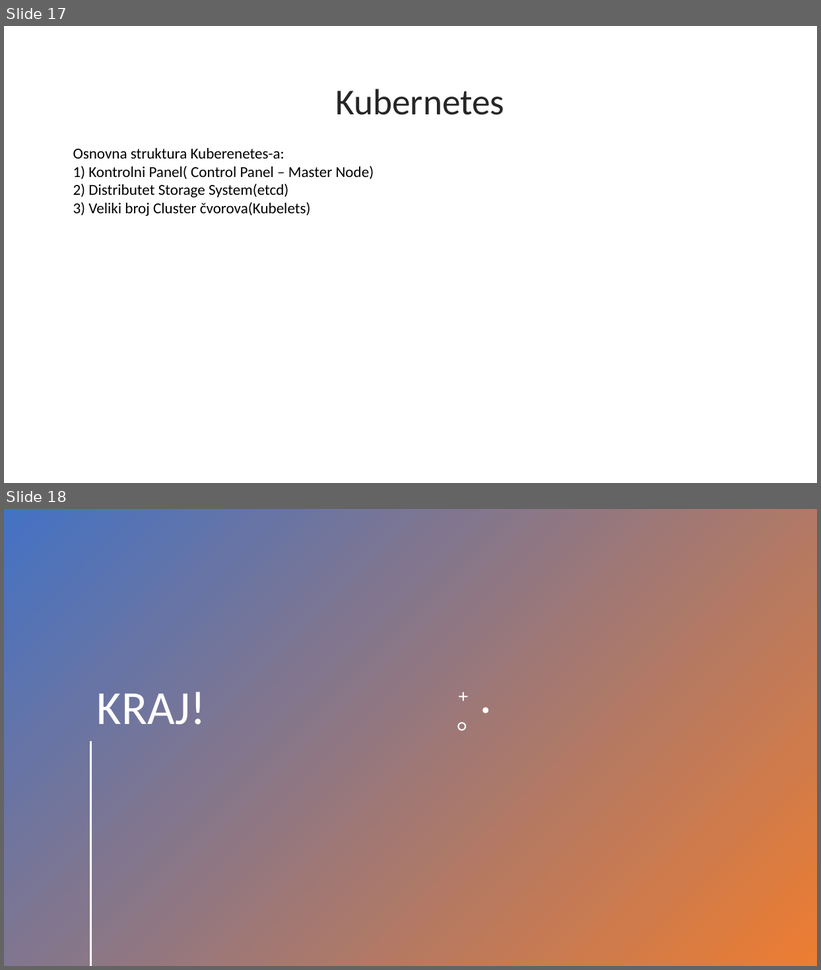
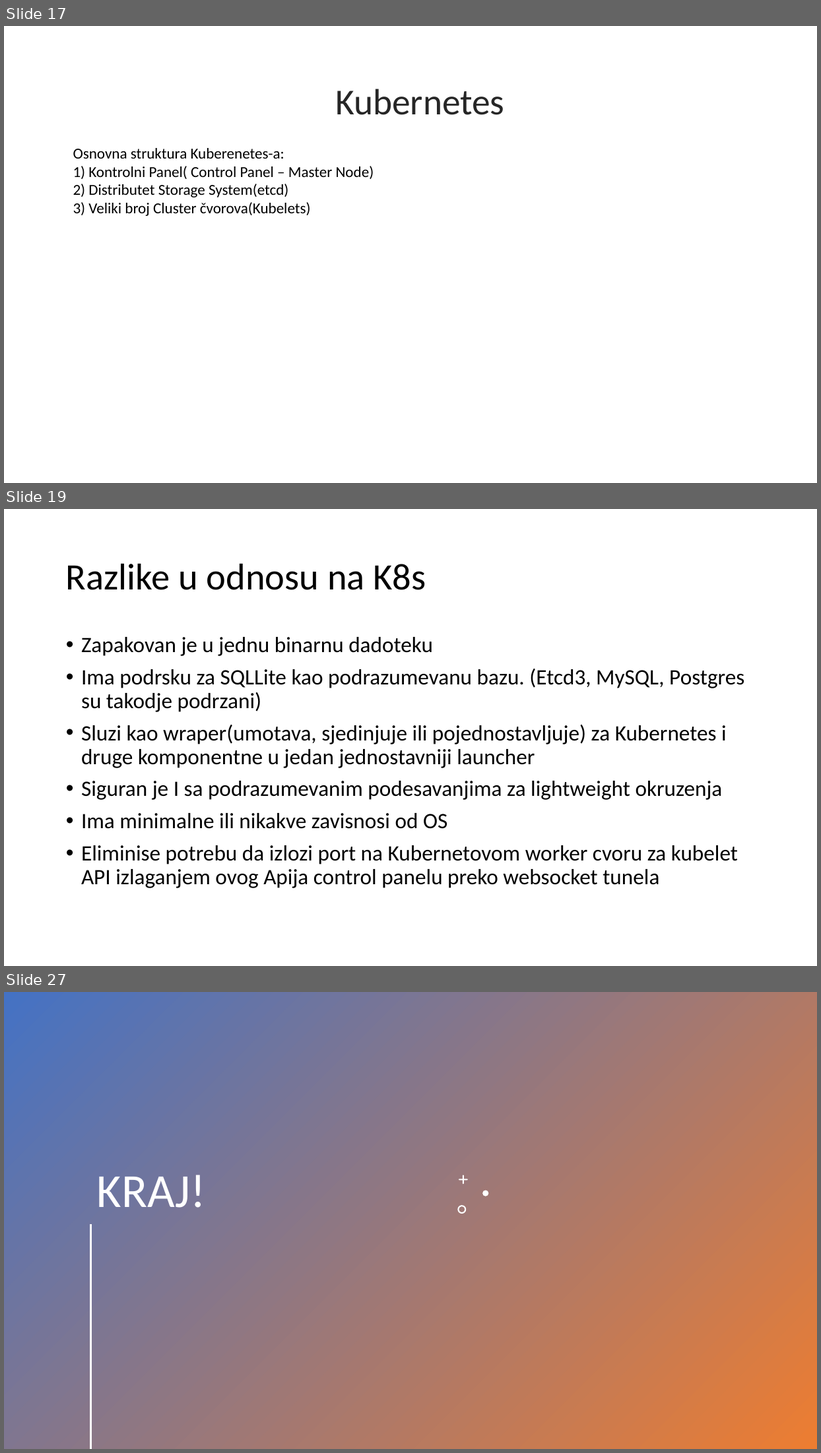
Before and after one commit to Jovana1998/SOA, a slide deck: K3s.pptx. Shown one above the other, each under a label of ours: slides 17 and 18 before the commit, slides 17, 19 and 27 after it; the slides between them are not shown. The pictures are 821x970 and 821x1453 pixels, drawn with LibreOffice and Linux fonts; fonts in the diff are those of the drawing. Boxes give left, top, right and bottom in pixels: in the first picture for what was removed or moved away, otherwise in the second. Text is boxed around its words. In the diff, an @@ line names an element or a change of style, - is before the commit and + after.

Commit message:
hyy

```diff
--- a/K3s.pptx
+++ b/K3s.pptx
@@ slide 19 added at [4, 509, 817, 966], background #FFFFFF @@
@@ title added at [66, 563, 426, 590], 44 pt, text #000000 @@
+Razlike u odnosu na K8s
@@ text added at [81, 637, 745, 889], 25.9 pt, text #000000 @@
+• Zapakovan je u jednu binarnu dadoteku
+• Ima podrsku za SQLLite kao podrazumevanu bazu. (Etcd3, MySQL, Postgres su takodje podrzani)
+• Sluzi kao wraper(umotava, sjedinjuje ili pojednostavljuje) za Kubernetes i druge komponentne u jedan jednostavniji launcher
+• Siguran je I sa podrazumevanim podesavanjima za lightweight okruzenja
+• Ima minimalne ili nikakve zavisnosi od OS
+• Eliminise potrebu da izlozi port na Kubernetovom worker cvoru za kubelet API izlaganjem ovog Apija control panelu preko websocket tunela
@@ what was slide 18 is now slide 27 @@
```
Also in this commit, not shown: 8 other slides added.
